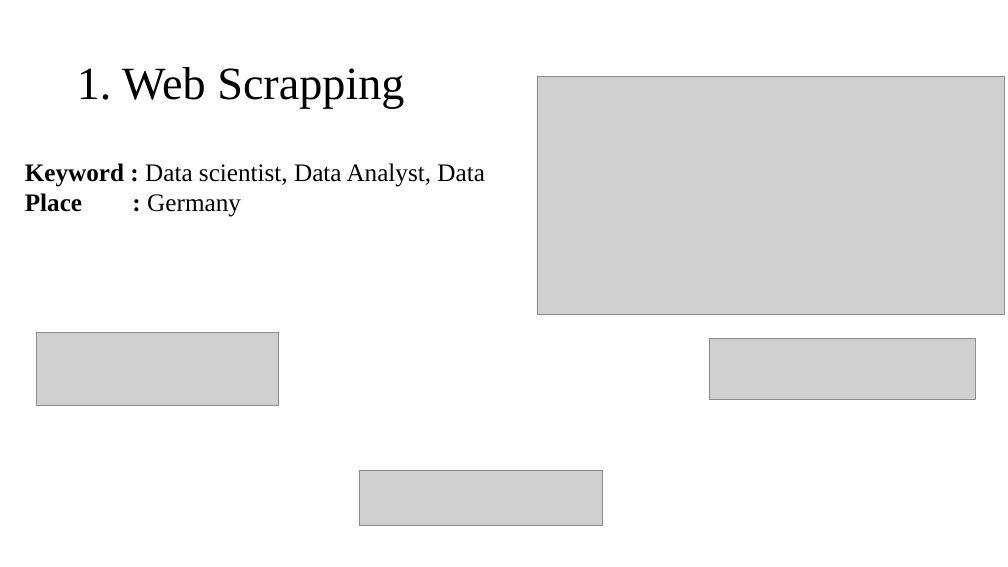
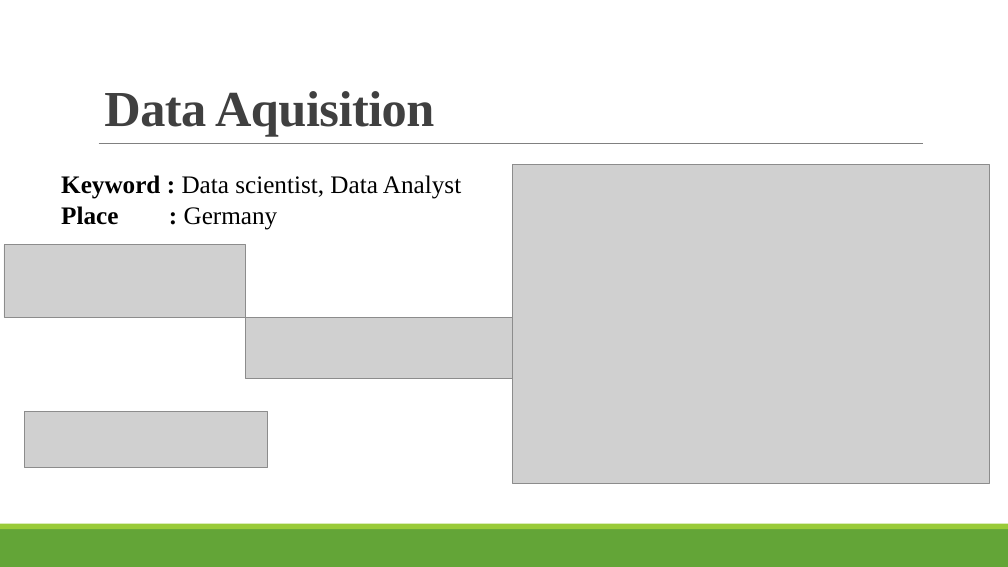
Before and after one commit to thaingoc273/Job-recommender-via-natural-language-processing, a slide deck: slide 2 of JOB RECOMMENDER.pptx. Drawn at 1008x567 pixels with LibreOffice and Linux fonts; fonts in the diff are those of the drawing; grey boxes stand for pictures. Boxes give left, top, right and bottom in pixels: in the first picture for what was removed or moved away, otherwise in the second. Text is boxed around its words. In the diff, an @@ line names an element or a change of style, - is before the commit and + after.

```diff
--- a/JOB RECOMMENDER.pptx
+++ b/JOB RECOMMENDER.pptx
@@ title "Data Aquisition" at box(104, 91, 434, 136): vertical alignment middle to bottom @@
@@ picture removed at box(537, 76, 1005, 315) @@
@@ title at box(104, 91, 434, 136): text changed; size 44 to 48 pt; text colour #000000 to #404040; bold on @@
-1. Web Scrapping
+Data Aquisition
@@ line added from (99, 144) to (923, 144), #808080 0.5 pt @@
@@ text "Keyword : Data scientist, Data ...": place and size @@
-text "Keyword : Data scientist, Data ..." at box(25, 163, 485, 217)
+text "Keyword : Data scientist, Data ..." at box(61, 175, 461, 230)
@@ text at box(61, 175, 461, 199): text changed @@
-Keyword : Data scientist, Data Analyst, Data
+Keyword : Data scientist, Data Analyst
@@ picture added at box(513, 165, 990, 483) @@
@@ picture: place and size @@
-picture at box(36, 333, 278, 405)
+picture at box(4, 245, 246, 318)
@@ picture: place and size @@
-picture at box(709, 339, 976, 400)
+picture at box(246, 318, 513, 379)
@@ picture: place and size @@
-picture at box(359, 470, 603, 526)
+picture at box(24, 411, 268, 467)
@@ rectangle added at box(0, 529, 1008, 567), fill #63A537 @@
@@ rectangle added at box(0, 524, 1008, 529), fill #99CB38 @@
```
Also in this commit, not shown: 2 other slides changed, 3 slides added, 3 slides removed, 2 other files.
